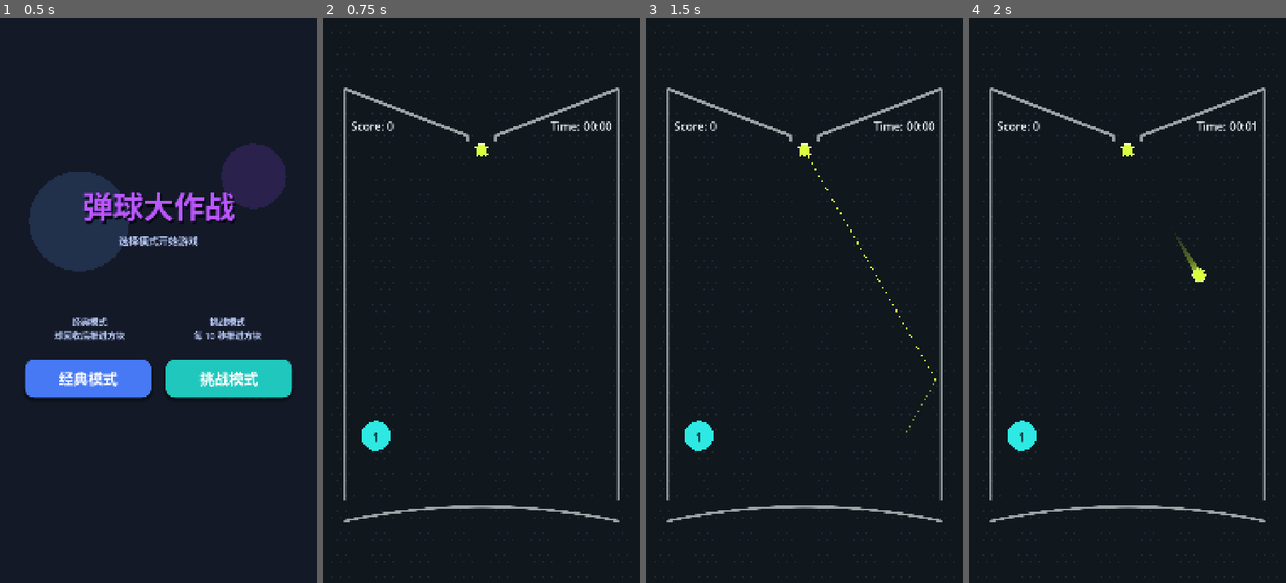
Above: before the commit, frames 1-4 (left to right).
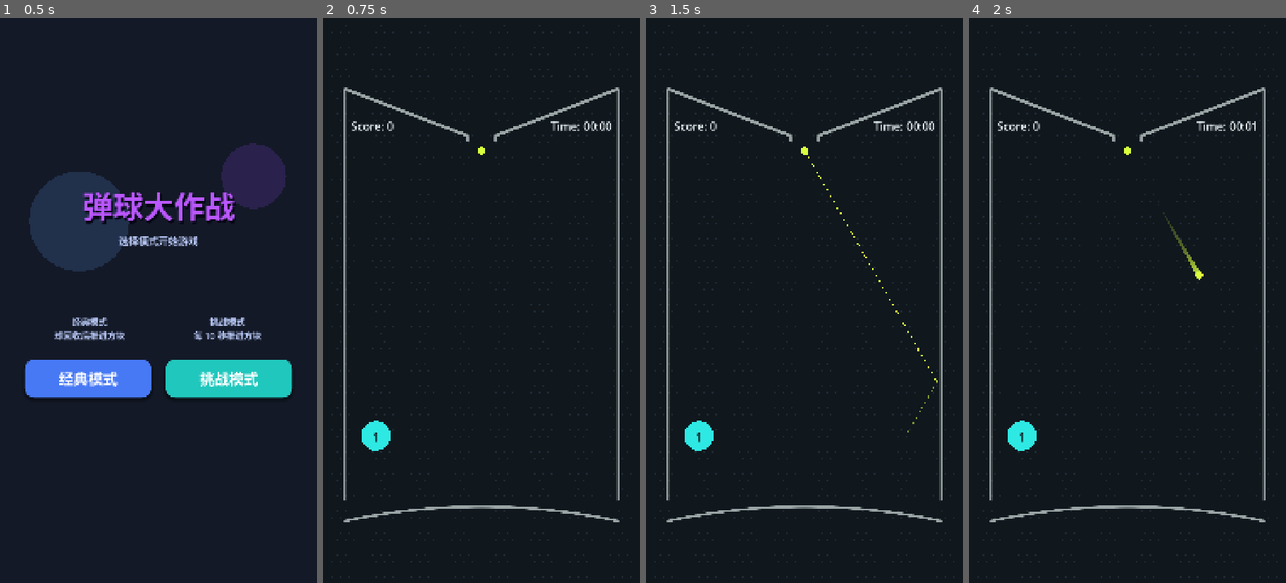
Above: after the commit, the same moments.

Repository: DuckDeck/BallWar
Game: Godot game, scene res://scenes/main.tscn
Two runs of this game, one before a commit and one after it. Both use one fixed random seed, a clock stepped at 60 frames per second and the inputs below.
Inputs (mouse positions are in pixels of both pictures, inside the frame that each line leads up to):
- Up to frame 1 (0.5 s): no input
- Up to frame 2 (0.75 s): click "经典模式" at 0.5 s
- Up to frame 3 (1.5 s): tap Enter at 1.25 s; move the mouse to (874, 272) at 1.27 s; click (874, 272) at 1.42 s
- Up to frame 4 (2 s): no input

Frame 1 is identical in both runs. In frame 2, less than 0.1% of the frame differs, in the area x 47-53%, y 22-25%; in frame 3, 0.1%; in frame 4, 0.2%, in the area x 47-75%, y 22-47%.

Commit message:
项目初步完成

Diff:
--- a/resources/game_config.tres
+++ b/resources/game_config.tres
@@ -5,6 +5,8 @@
 [resource]
 script = ExtResource("1_game_config")
 ball_gravity = 4000.0
+ball_radius = 13.333
+ball_trail_duration = 0.32
 ball_palette = PackedColorArray(0.851, 1, 0.247, 1, 0.725, 0.424, 1, 1, 1, 0.557, 0.31, 1, 0.286, 0.91, 1, 1, 1, 0.357, 0.741, 1, 0.706, 1, 0.345, 1, 1, 0.827, 0.31, 1, 0.498, 0.612, 1, 1, 1, 0.439, 0.365, 1, 0.408, 0.941, 0.757, 1)
 recovery_roll_speed = 1640.0
 recovery_lift_speed = 2200.0
--- a/scripts/ball.gd
+++ b/scripts/ball.gd
@@ -8,6 +8,7 @@
 
 enum MotionState {
 	ACTIVE,
+	TIMEOUT_DESCENT,
 	ROLLING,
 	LIFTING,
 	ROOF_RETURN,
@@ -73,6 +74,8 @@
 	match _motion_state:
 		MotionState.ACTIVE:
 			_process_active_motion(delta)
+		MotionState.TIMEOUT_DESCENT:
+			_process_timeout_descent(delta)
 		MotionState.ROLLING:
 			_process_bottom_roll(delta)
 		MotionState.LIFTING:
@@ -130,9 +133,25 @@
 		return
 	_update_trail(delta)
 	if runtime_state.elapsed_seconds >= config.ball_max_lifetime:
-		_begin_bottom_recovery(&"lifetime_expired")
+		_begin_lifetime_recovery()
 	elif global_position.y >= config.recovery_y:
 		_begin_bottom_recovery(&"bottom_exit")
+
+func _begin_lifetime_recovery() -> void:
+	if _motion_state != MotionState.ACTIVE:
+		return
+	_pending_recovery_reason = &"lifetime_expired"
+	velocity = Vector2.ZERO
+	_motion_state = MotionState.TIMEOUT_DESCENT
+	_clear_trail()
+
+func _process_timeout_descent(delta: float) -> void:
+	var target_x: float = clampf(global_position.x, config.arena_left, config.arena_right)
+	var target: Vector2 = Vector2(target_x, config.get_bottom_trough_y(target_x) - _get_radius())
+	global_position = global_position.move_toward(target, config.recovery_timeout_descent_speed * delta)
+	if global_position.distance_to(target) <= 0.1:
+		global_position = target
+		_enter_bottom_recovery()
 
 func _resolve_collision(collision: KinematicCollision2D) -> HitResult:
 	var collider: Node = collision.get_collider() as Node
@@ -159,6 +178,9 @@
 	if _motion_state != MotionState.ACTIVE:
 		return
 	_pending_recovery_reason = reason
+	_enter_bottom_recovery()
+
+func _enter_bottom_recovery() -> void:
 	var center_x: float = (config.arena_left + config.arena_right) * 0.5
 	if is_equal_approx(global_position.x, center_x):
 		_recovery_direction = signf(velocity.x)
@@ -283,4 +305,3 @@
 	var color: Color = get_visual_color()
 	var radius: float = _get_radius()
 	draw_circle(Vector2.ZERO, radius, color)
-	draw_arc(Vector2.ZERO, radius + 3.0, 0.0, TAU, 24, Color("f7ffb2"), 2.0)
--- a/scripts/game_config.gd
+++ b/scripts/game_config.gd
@@ -12,7 +12,7 @@
 # 每次碰撞后的速度上限，防止连续障碍反弹的倍率累积。
 @export_range(500.0, 4000.0, 10.0, "suffix:px/s") var ball_max_rebound_speed: float = 1400.0
 @export var ball_max_lifetime: float = 12.0
-@export var ball_radius: float = 20.0
+@export var ball_radius: float = 13.333
 
 @export_group("Ball Batch")
 @export_range(1, 10, 1) var initial_ball_count: int = 1
@@ -28,7 +28,7 @@
 
 @export_group("Ball Trail")
 # 拖尾保留的历史时长（秒）：越大尾巴越长；建议保持在 0.15~0.25 秒以兼顾清晰度与性能。
-@export_range(0.05, 0.50, 0.01, "suffix:s") var ball_trail_duration: float = 0.20
+@export_range(0.05, 0.50, 0.01, "suffix:s") var ball_trail_duration: float = 0.32
 # 拖尾在球头处的最大宽度相对球半径的倍数；越大越接近参考图的水滴状球头。
 @export_range(0.50, 2.00, 0.05) var ball_trail_width_multiplier: float = 1.45
 
@@ -57,6 +57,8 @@
 @export var recovery_roll_speed: float = 820.0
 @export var recovery_lift_speed: float = 1100.0
 @export var recovery_roof_speed: float = 860.0
+# 球达到最长存活时间后的可见下落速度；用于替代从空中直接吸附到托底线的跳变。
+@export var recovery_timeout_descent_speed: float = 1100.0
 # 仅用于异常兜底；正常回合会先经过托底回收流程。
 @export var recovery_y: float = 1880.0
 
--- a/scripts/launcher.gd
+++ b/scripts/launcher.gd
@@ -4,8 +4,6 @@
 signal launch_requested(direction: Vector2)
 
 @export var config: GameConfig
-
-const BALL_OUTLINE_COLOR: Color = Color("f7ffb2")
 
 var _is_dragging: bool = false
 var _is_launch_ready: bool = true
@@ -103,7 +101,6 @@
 		var position: Vector2 = _get_waiting_ball_position(index)
 		var color: Color = _waiting_definitions[index].visual_color
 		draw_circle(position, config.ball_radius, color)
-		draw_arc(position, config.ball_radius + 3.0, 0.0, TAU, 24, BALL_OUTLINE_COLOR, 2.0)
 	if _is_dragging:
 		var aim_direction: Vector2 = _pointer_position - global_position
 		if aim_direction.length_squared() > 0.0:
--- a/tests/t1_recovery_gate_test.gd
+++ b/tests/t1_recovery_gate_test.gd
@@ -31,8 +31,15 @@
 	while ball.get_motion_state() == Ball.MotionState.ACTIVE and recovery_start_frames < 4:
 		await physics_frame
 		recovery_start_frames += 1
-	if ball.get_motion_state() != Ball.MotionState.ROLLING:
-		push_error("The lifetime fallback must enter bottom recovery instead of disappearing.")
+	if ball.get_motion_state() != Ball.MotionState.TIMEOUT_DESCENT:
+		push_error("The lifetime fallback must visibly descend toward the trough instead of disappearing.")
+		quit(1)
+		return
+	var descent_start: Vector2 = ball.global_position
+	await physics_frame
+	var maximum_descent_step: float = controller.config.recovery_timeout_descent_speed / float(Engine.physics_ticks_per_second) + 0.1
+	if ball.global_position.distance_to(descent_start) > maximum_descent_step:
+		push_error("The lifetime fallback must not snap from mid-air to the trough.")
 		quit(1)
 		return
 	var frames_waited: int = 0
Not shown, changed: docs/00-任务总控/2026-06-30-Godot4跨平台2D弹球消除游戏/README.md
Not shown, changed: docs/00-项目概览.md
Not shown, changed: docs/01-需求/01-01-基础弹球闭环/README.md
Not shown, changed: docs/02-交互规格/mobile/基础弹球闭环.md
Not shown, changed: docs/03-前端技术/godot/L5-基础弹球闭环.md
Not shown, changed: docs/04-测试/04-02-自动化测试/基础弹球闭环.md
Not shown, changed: docs/05-项目导览/01-运行时对象与配置.md
